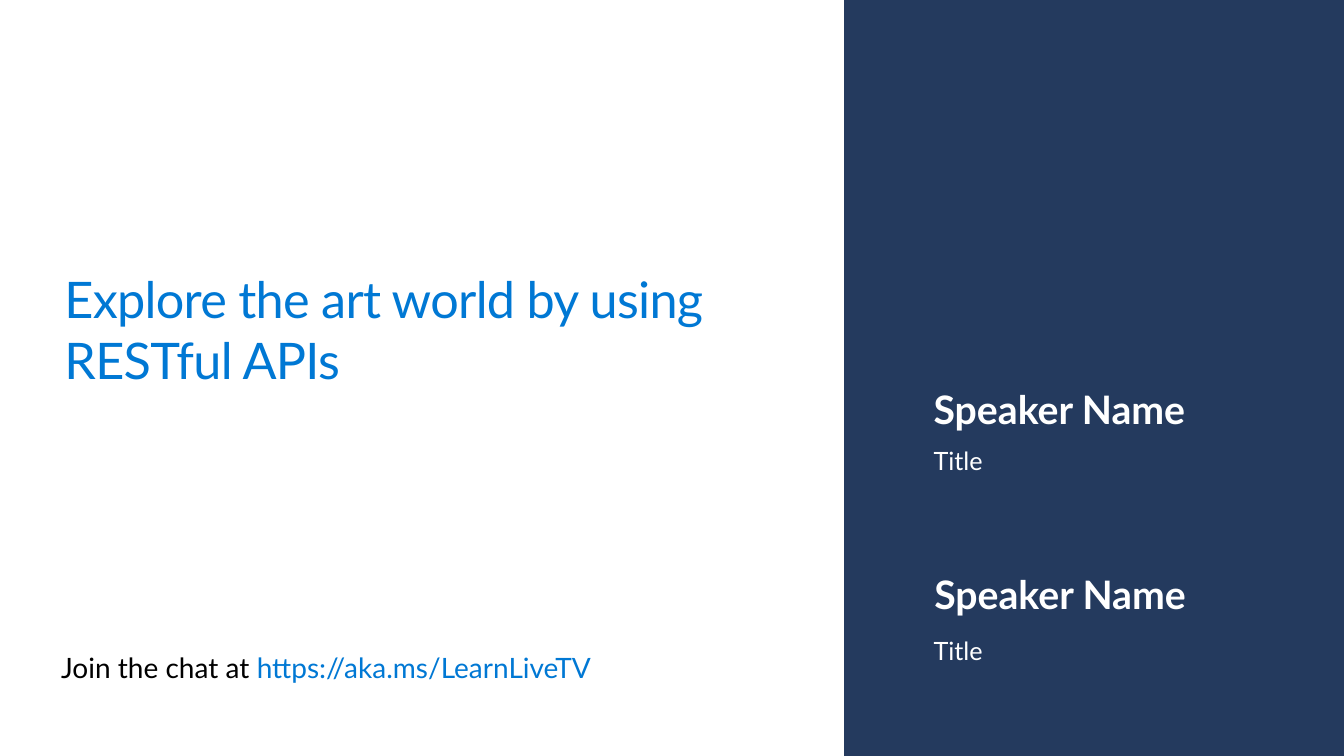
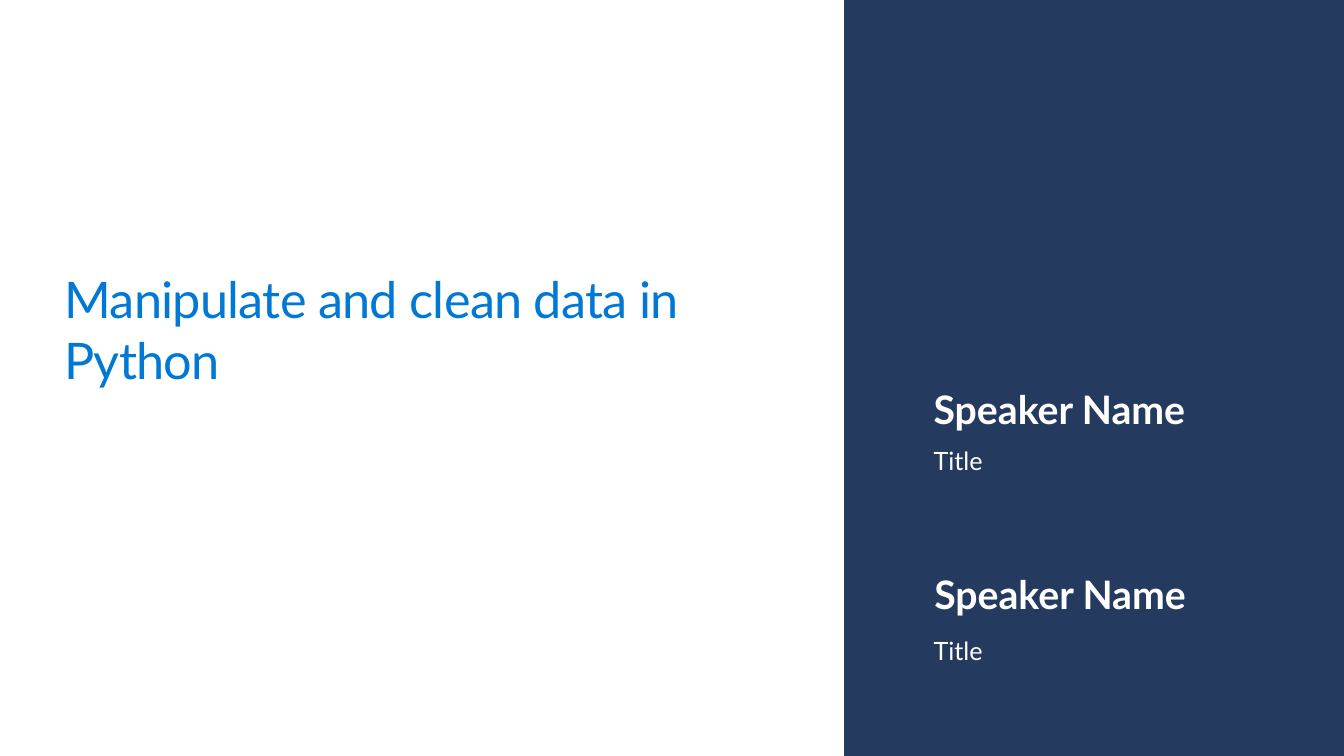
Before and after one commit to microsoft/workshop-library, a slide deck: slide 2 of prepare-data-python/slides.pptx. Drawn at 1344x756 pixels with LibreOffice and Linux fonts; fonts in the diff are those of the drawing; background and template pictures are left out. Boxes give left, top, right and bottom in pixels: in the first picture for what was removed or moved away, otherwise in the second. Text is boxed around its words. In the diff, an @@ line names an element or a change of style, - is before the commit and + after.

```diff
--- a/prepare-data-python/slides.pptx
+++ b/prepare-data-python/slides.pptx
@@ title at bbox=[64, 281, 679, 388]: text changed @@
-Explore the art world by using RESTful APIs
+Manipulate and clean data in Python
@@ rectangle added at bbox=[50, 635, 655, 739], fill #FFFFFF @@
```
Also in this commit, not shown: 1 other slide changed, 39 slides added, 51 slides removed, 2 other files.
